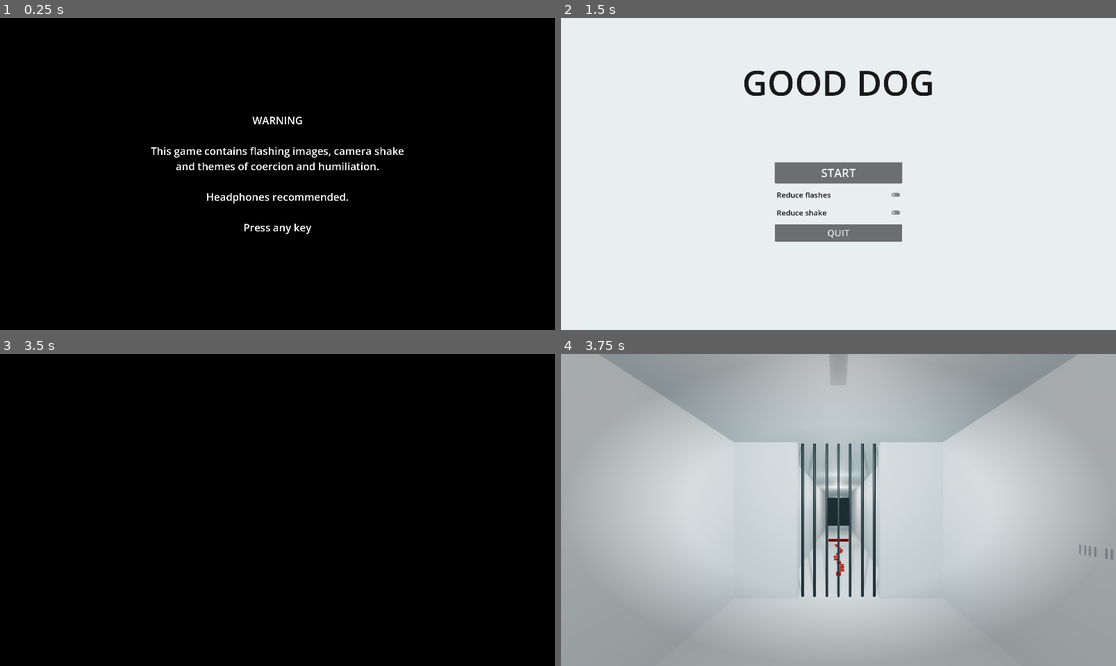
Above: before the commit, frames 1-4 (two rows, left to right).
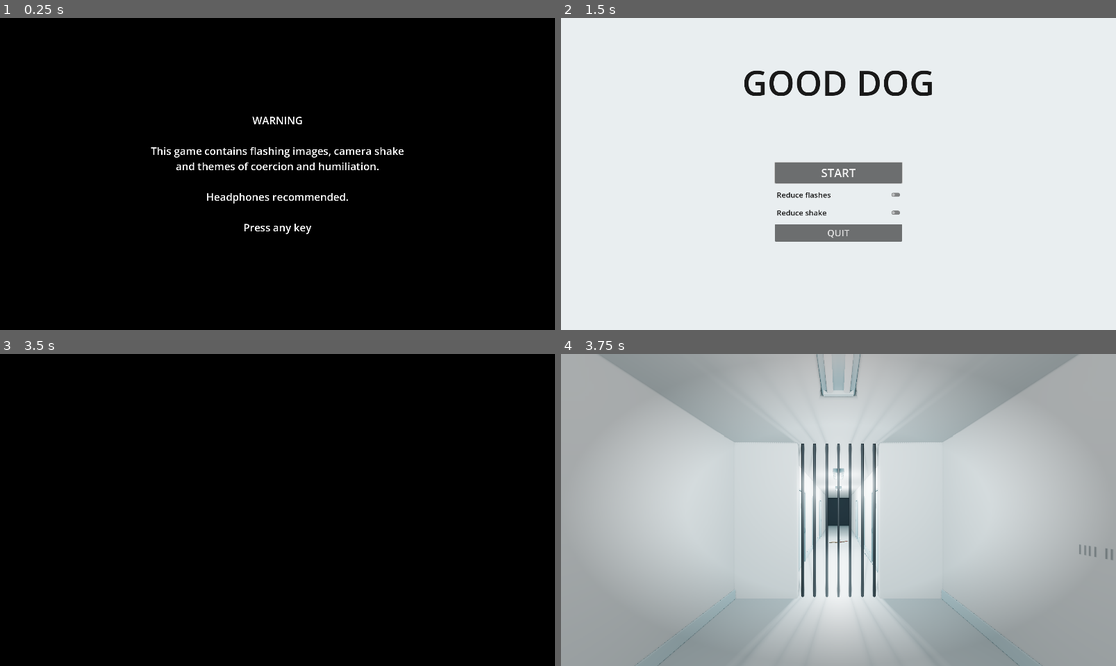
Above: after the commit, the same moments.

Repository: coca-in-a-cola/good-dog
Game: Godot game, scene res://scenes/warning.tscn
The game is run twice, just before and just after one commit, with the same random seed, the same clock (stepped at 60 frames per second) and the same inputs.
Inputs (mouse positions are in pixels of both pictures, inside the frame that each line leads up to):
- Up to frame 1 (0.25 s): no input
- Up to frame 2 (1.5 s): tap Enter (ui_accept) at 0.5, 0.77, 1.25 s; move the mouse to (960, 158) at 0.52 s; hold D (move_right) 0.53-1.28 s; hold B (bark) 0.53-1.28 s; click (960, 158) at 0.67 s; tap E (interact) at 0.8, 1.35 s; move the mouse to (727, 189) at 1.27 s; hold S (move_backward) from 1.28 s (still down); click (727, 189) at 1.42 s
- Up to frame 3 (3.5 s): tap Enter (ui_accept) at 1.52, 2, 2.75, 3.02 s; tap B (bark) at 1.55, 3.05 s; move the mouse to (288, 503) at 2.02 s; release S (move_backward) at 2.03 s; hold B (bark) 2.03-2.78 s; hold W (move_forward) from 2.03 s (still down); click (288, 503) at 2.17 s; tap E (interact) at 2.3, 2.85 s; move the mouse to (271, 516) at 2.77 s; click (271, 516) at 2.92 s
- Up to frame 4 (3.75 s): keep holding W (move_forward); tap Enter (ui_accept) at 3.5 s; move the mouse to (877, 513) at 3.52 s; hold E (interact) from 3.53 s (still down); tap K at 3.6 s; click (877, 513) at 3.67 s

Frames 1-3 are identical in both runs. In frame 4, 6.9% of the frame differs, in the area x 13-87%, y 0-100%.

Commit message:
art: integrate accepted F4 sample without changing route contracts
Use authored stick, clinical dressing, stains and annulus in the production route. Preserve collision, interaction anchors and camera contracts. Include regression/capture sources and document sample-only acceptance; full F4, external kit acquisition, remaining rooms, GI/fog, build and movie remain pending.

Verified: godot4 --headless --path . -s res://tests/run_tests.gd: 37 passed, 0 failed. Revision2 historical native capture: 16 assertions, no failures; final-eye is an explicitly positioned art fixture, not traversal proof. No new movie/export or hardware claim.

Task: t_64428d18
Co-authored-by: Дмитрий Дронов <coca-in-a-cola@protonmail.com>

Diff:
--- a/scripts/level_full.gd
+++ b/scripts/level_full.gd
@@ -6,7 +6,7 @@
 var place_zone: Interactable
 var pit: Interactable
 var leash_ctl: LeashConstraint
-var mouth: MeshInstance3D
+var mouth: Node3D
 var observation_gate: CSGBox3D
 var pit_gate: CSGBox3D
 var observer: Node3D
@@ -19,6 +19,7 @@
 func _ready() -> void:
 	super()
 	_build_route()
+	preload("res://scripts/representative_art.gd").install(self)
 	player.interacted.connect(_interact)
 	director.bind_interactable(stick)
 	director.bind_interactable(place_zone)
@@ -217,26 +218,24 @@
 	body.add_child(collision)
 	add_child(body)
 	stick.target = body
-	stick.visual = _box("BloodyStick",body.position,Vector3(1,0.12,0.12),Color("c1121f"),false)
-	for i in 12:
-		_box("BloodTrail",Vector3(sin(i)*0.12,0.006,-4-i*0.4),Vector3(0.12,0.01,0.32),Color("c1121f"),false)
-	mouth = MeshInstance3D.new()
-	var mesh := BoxMesh.new()
-	mesh.size = Vector3(0.65,0.06,0.06)
-	mouth.mesh = mesh
-	mouth.material_override = _material(Color("c1121f"))
-	mouth.position = Vector3(0,-0.18,-0.42)
+	stick.visual = preload("res://scripts/representative_art.gd").asset(preload("res://assets/models/f4/bent_stick.glb"),self,body.position,"BloodyStick")
+
+	mouth = preload("res://assets/models/f4/bent_stick.glb").instantiate()
+	mouth.name = "MouthStick"
+	mouth.scale = Vector3.ONE * 0.48
+	mouth.position = Vector3(0,-0.24,-0.48)
 	mouth.visible = false
 	player.camera.add_child(mouth)
 	place_zone = _item(&"placed")
 	place_zone.area = _area(Vector3(0,0.7,-24.6),Vector3(2.5,1.4,2.5))
-	place_zone.visual = _box("PlacedStick",Vector3(0,0.1,-24.6),Vector3(1,0.12,0.12),Color("c1121f"),false)
+	place_zone.visual = preload("res://scripts/representative_art.gd").asset(preload("res://assets/models/f4/bent_stick.glb"),self,Vector3(0,0.1,-24.6),"PlacedStick")
 	place_zone.visual.visible = false
 	var circle := CSGCylinder3D.new()
 	circle.radius = 1.25
 	circle.height = 0.008
 	circle.position = Vector3(0,0.009,-24.6)
-	circle.material = _material(Color("fff4cf"),true)
+	circle.material = _material(Color("bfe3ea"),true)
+	circle.visible = false # Authored annulus, not the old filled greybox disk.
 	add_child(circle)
 	var spot := SpotLight3D.new()
 	spot.position = Vector3(0,2.9,-24.6)
--- /dev/null
+++ b/scripts/representative_art.gd
@@ -0,0 +1,96 @@
+extends RefCounted
+## F4 visual-only consumers: never generates replacement collision geometry.
+const STICK := preload("res://assets/models/f4/bent_stick.glb")
+const DRESSING := preload("res://assets/models/f4/cell_corridor.glb")
+const CIRCLE := preload("res://assets/models/f4/placement_circle.glb")
+
+static func asset(scene: PackedScene, parent: Node3D, at: Vector3, label: String) -> Node3D:
+	var node := scene.instantiate() as Node3D
+	node.name = label
+	parent.add_child(node)
+	node.position = at
+	return node
+
+static func install(level: Node3D) -> void:
+	asset(DRESSING, level, Vector3.ZERO, "RepresentativeDressing")
+	# Hide only old rendered shelf/cube. Their accepted CSG collision remains.
+	var invisible := StandardMaterial3D.new()
+	invisible.transparency = BaseMaterial3D.TRANSPARENCY_ALPHA
+	invisible.albedo_color = Color(1,1,1,0)
+	for path in ["Geometry/Cot", "Geometry/ToiletCube"]:
+		level.get_node(path).material = invisible
+	level.get_node("LampTube").visible = false
+	for side in [-1,1]:
+		for i in 3:
+			var number := Label3D.new()
+			number.name = "DoorNumber"
+			number.text = "%02d" % (47+i*2+(1 if side>0 else 0))
+			number.font = preload("res://addons/command_overlay/assets/fonts/NotoSans-Regular.ttf")
+			number.font_size = 64
+			number.pixel_size = 0.002
+			number.outline_size = 0
+			number.modulate = Color("234953")
+			number.no_depth_test = false
+			level.add_child(number)
+			number.position = Vector3(side*1.10,1.82,-4.8-i*3.2)
+			number.rotation.y = side*PI/2
+	var ring := asset(CIRCLE,level,Vector3(0,0.015,-24.6),"PlacementCircle")
+	for child in ring.find_children("*","MeshInstance3D"):
+		var material := StandardMaterial3D.new()
+		material.albedo_color = Color("27899c")
+		material.roughness = 0.75
+		material.shading_mode = BaseMaterial3D.SHADING_MODE_UNSHADED
+		child.material_override = material
+	clinical_finish(level)
+
+static func surface(color: String, rough: float, metal := 0.0) -> StandardMaterial3D:
+	var m := StandardMaterial3D.new()
+	m.albedo_color = Color(color)
+	m.roughness = rough
+	m.metallic = metal
+	return m
+
+static func clinical_finish(level: Node3D) -> void:
+	level.get_node("WorldEnvironment").environment.ssao_enabled = true
+	level.get_node("WorldEnvironment").environment.ssao_radius = .35
+	level.get_node("WorldEnvironment").environment.ssao_intensity = 1.4
+	# Keep interactable anchors/colliders fixed; settle only rendered branch meshes.
+	for mesh in level.stick.visual.find_children("*","MeshInstance3D"):
+		mesh.position.y -= .145
+	for mesh in level.place_zone.visual.find_children("*","MeshInstance3D"):
+		mesh.position.y -= .085
+	for node in level.get_node("Geometry").get_children():
+		if node is CSGBox3D and node.name not in ["Cot","ToiletCube"]:
+			node.material = surface("eef2f2",.78) if "Floor" not in node.name else surface("bfcdd0",.48)
+	for node in level.get_children():
+		if node is CSGBox3D and ("Floor" in node.name or "Wall" in node.name or "Ceiling" in node.name or "DoorFrame" in node.name):
+			node.material = surface("eef2f2",.78) if "Floor" not in node.name else surface("bfcdd0",.48)
+		if node is OmniLight3D:
+			node.shadow_enabled = true
+			node.shadow_bias = .025
+			node.light_color = Color("f4f9ff")
+	for mesh in level.get_node("RepresentativeDressing").find_children("*","MeshInstance3D"):
+		if "Toilet" in mesh.name or "cistern" in mesh.name:
+			if "inset" not in mesh.name: mesh.material_override = surface("f4f8f8",.23)
+		elif "Bunk" in mesh.name and "leg" in mesh.name:
+			mesh.material_override = surface("67848b",.36,.65)
+	for i in 12:
+		var decal := Decal.new()
+		decal.name = "BloodTrail%d" % i
+		decal.texture_albedo = preload("res://assets/models/f4/blood_pool.png")
+		decal.size = Vector3(.14+.07*sin(i*1.7),.05,.27+.09*cos(i*.8))
+		decal.position = Vector3(sin(i)*.12,.018,-4-i*.4)
+		decal.rotation.y = sin(i*2.1)*.8
+		decal.albedo_mix = 1.0
+		level.add_child(decal)
+	# The hard upper-right black wedge was the original observation window.
+	# Retain its size/location and describe its perimeter with visible metal reveals.
+	for i in 4:
+		var frame := MeshInstance3D.new()
+		frame.name = "ObservationWindowFrame%d" % i
+		var box := BoxMesh.new()
+		box.size = Vector3(.10,.08,6.15) if i<2 else Vector3(.10,2.46,.08)
+		frame.mesh = box
+		frame.material_override = surface("52757e",.34,.55)
+		level.add_child(frame)
+		frame.position = Vector3(3.92,.31 if i==0 else 2.69,-24.6) if i<2 else Vector3(3.92,1.5,-27.64 if i==2 else -21.56)
--- a/tests/run_tests.gd
+++ b/tests/run_tests.gd
@@ -4,7 +4,7 @@
 ## Optional user arg after `--`: suite script paths (default: SUITES).
 ## Exit code 0 = all assertions passed, 1 = failures.
 
-const SUITES := ["res://tests/test_command_overlay.gd", "res://tests/test_f2_core.gd", "res://tests/test_f3_route.gd", "res://tests/test_finale_layout.gd"]
+const SUITES := ["res://tests/test_command_overlay.gd", "res://tests/test_f2_core.gd", "res://tests/test_f3_route.gd", "res://tests/test_finale_layout.gd", "res://tests/test_f4_art.gd"]
 var watchdog_at := 0
 var active_test := ""
 
@@ -33,7 +33,7 @@
 		# F1 verifies WALL CLOCK thaw. F3 needs 3600 real physics ticks plus
 		# several minutes of manual-clock ladders. Isolate fixed-step execution
 		# in a child instead of accelerating the real-time overlay tests.
-		if path == "res://tests/test_f3_route.gd" and not fixed_child:
+		if path in ["res://tests/test_f3_route.gd", "res://tests/test_f4_art.gd"] and not fixed_child:
 			var output: Array = []
 			var code := OS.execute("timeout", ["60", OS.get_executable_path(), "--headless", "--path", ProjectSettings.globalize_path("res://"), "--fixed-fps", "60", "-s", "res://tests/run_tests.gd", "--", "--f3-fixed-child", path], output, true)
 			var text := "\n".join(output)
--- /dev/null
+++ b/tests/test_f4_art.gd
@@ -0,0 +1,38 @@
+extends Node
+## Compose the accepted route fixture without registering its tests twice.
+var failures: Array[String] = []
+var assertions := 0
+var route: Node
+func check(ok: bool, text: String) -> void:
+	assertions += 1
+	if not ok: failures.append(text)
+func before_each() -> void:
+	failures.clear()
+	assertions = 0
+	route = preload("res://tests/test_f3_route.gd").new()
+	add_child(route)
+	await route.before_each()
+func after_each() -> void:
+	failures.append_array(route.failures)
+	await route.after_each()
+	route.queue_free()
+	await get_tree().process_frame
+func test_blender_imports_and_visual_only_dressing() -> void:
+	await route.start()
+	var level: Node = route.level
+	var art: Node3D = level.get_node("RepresentativeDressing")
+	check(art.find_children("*", "MeshInstance3D").size()>50,"real imported dressing meshes")
+	check(art.find_children("*", "CollisionObject3D").is_empty(),"no imported collision objects")
+	check(level.mouth.find_children("*","MeshInstance3D").size()==1,"carry is connected authored branch GLB")
+	check(level.find_children("BloodTrail*","Decal",true,false).size()==12,"flat authored stain decals")
+	check(level.find_children("BloodTrail*","CSGBox3D").is_empty(),"no extruded blood tiles")
+	check(level.find_children("ObservationWindowFrame*","MeshInstance3D",true,false).size()==4,"observation window retained with explicit frame")
+	check(level.stick.target.get_child(0).shape.size == Vector3(1,0.22,0.22),"accepted pickup shape unchanged")
+	check(level.get_node("PlacementCircle").position == Vector3(0,0.015,-24.6),"ring exact center")
+	check(level.place_zone.area.get_child(0).shape.size == Vector3(2.5,1.4,2.5),"accepted placement broad phase unchanged")
+	check(level.get_node("Geometry/Cot").size == Vector3(.9,.12,2),"accepted cot collider dimensions unchanged")
+	check(level.stick.visual.position == Vector3(0,.16,-9),"stick original world anchor")
+	await route.grab()
+	check(level.mouth.visible and not level.stick.visual.visible,"real grab owns authored visibility")
+	await route.place()
+	check(not level.mouth.visible and level.place_zone.visual.visible,"real place owns authored visibility")
--- /dev/null
+++ b/tools/capture/f4_stills.gd
@@ -0,0 +1,75 @@
+extends "res://tests/test_f3_route.gd"
+## Bounded native-pixel evidence on production cameras; input route, no teleport.
+func _ready() -> void:
+	process_mode = Node.PROCESS_MODE_ALWAYS
+	_run.call_deferred()
+
+func shot(label: String) -> void:
+	var selected := {"carry-circle-1_05":"carry", "placed-0_70":"placed", "final-eye-0_45":"final-eye"}
+	if not selected.has(label): return
+	RenderingServer.force_draw()
+	var image := get_viewport().get_texture().get_image()
+	check(image.save_png("res://evidence/f4/revision2/"+selected[label]+".png") == OK,"native PNG "+label)
+	print("F4_NATIVE ",label," position=",level.player.position," eye=",level.player.eye_height_m," fov=",level.player.camera.fov)
+
+func _run() -> void:
+	var placeholder := Node.new()
+	get_tree().root.add_child(placeholder)
+	get_tree().current_scene = placeholder
+	await before_each()
+	GameState.quit_to_menu()
+	await frames(.1)
+	get_tree().current_scene.start_button.pressed.emit()
+	await frames(.1)
+	level = get_tree().current_scene
+	await frames(3.1)
+	await dismiss()
+	await look_pitch(-.35)
+	shot("cell-standing-1_70")
+	# Back toward the cell entrance to include the complete furniture footprint.
+	Input.action_press(&"move_backward")
+	await frames(.55)
+	Input.action_release(&"move_backward")
+	# Look backward through genuine mouse input to review bunk/toilet.
+	var e := InputEventMouseMotion.new()
+	e.relative = Vector2((PI*.025)/level.player.horizontal_mouse_sensitivity,0)
+	Input.parse_input_event(e)
+	Input.flush_buffered_events()
+	await frames(.05)
+	shot("cell-furniture-1_70")
+	e = InputEventMouseMotion.new()
+	e.relative = Vector2((-PI*.025)/level.player.horizontal_mouse_sensitivity,0)
+	Input.parse_input_event(e)
+	Input.flush_buffered_events()
+	await look_pitch(0)
+	key(KEY_B)
+	await dismiss()
+	await frames(2.6)
+	await walk_to(-4.3)
+	shot("corridor-1_40")
+	await grab()
+	await look_pitch(-.35)
+	await walk_to(-23.3)
+	shot("carry-circle-1_05")
+	await walk_to(-23.5)
+	key(KEY_E)
+	await dismiss()
+	await frames(2.6)
+	await look_pitch(-.40)
+	shot("placed-0_70")
+	await walk_to(-31.1)
+	if ov.is_active(): await dismiss()
+	await frames(2.6)
+	# Explicit low-eye art fixture after the real route proves the transformation.
+	# The closed gate prevents a reverse hall view of the original circle.
+	level.leash_ctl.deactivate() # Art fixture only; ratchet otherwise restores hall position.
+	level.player.position = Vector3(0,0,-23.3)
+	await frames(.1)
+	await look_pitch(-.22)
+	shot("final-eye-0_45")
+	print("F4_NATIVE_COMPLETE assertions=",assertions," failures=",failures)
+	await after_each()
+	ov.queue_free()
+	await get_tree().process_frame
+	OS.delay_msec(400)
+	get_tree().quit(0 if failures.is_empty() else 1)
--- /dev/null
+++ b/tools/capture/f4_stills.tscn
@@ -0,0 +1,6 @@
+[gd_scene load_steps=2 format=3]
+
+[ext_resource type="Script" path="res://tools/capture/f4_stills.gd" id="1"]
+
+[node name="F4Stills" type="Node"]
+script = ExtResource("1")
Not shown, added: scripts/representative_art.gd.uid
Not shown, added: tests/test_f4_art.gd.uid
Not shown, added: tools/capture/f4_stills.gd.uid
Not shown, changed: docs/STYLE_GUIDE.md
Not shown, changed: docs/objects/rooms-and-gates.md
Not shown, changed: docs/objects/stick-and-place-zone.md
